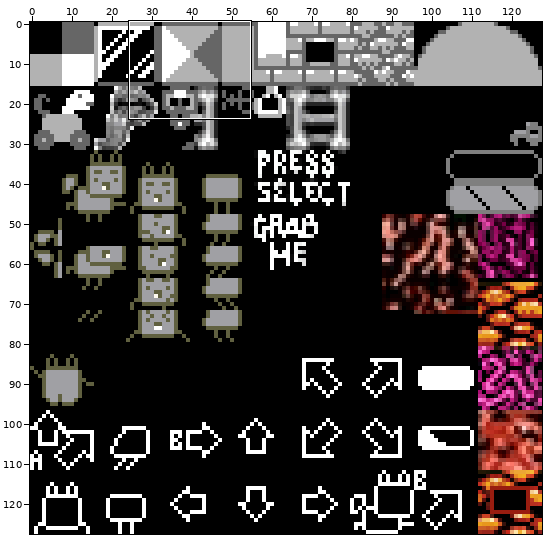
Two versions of one sprite sheet, examples/LuciYFer/assets/bg1.png. The first picture is a wide view before the edit; the outline marks the close-up.
Close-up. The starting point:
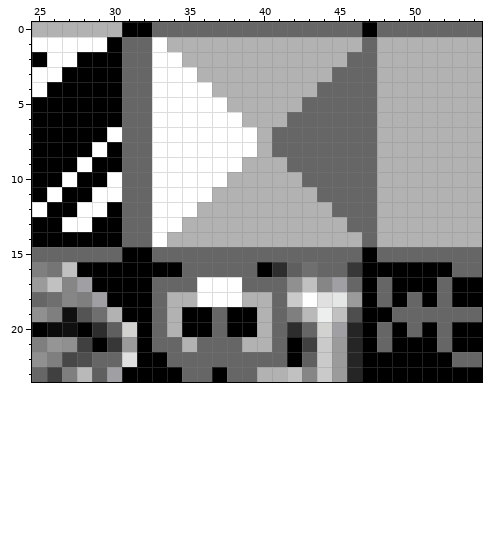
The file is 128x128 pixels. Colours within 5 levels of each other are drawn and written as one. Shown: x 25..54, y 0..23. The commit also changed other parts of the picture, which this record leaves out.
The same view after the edit:
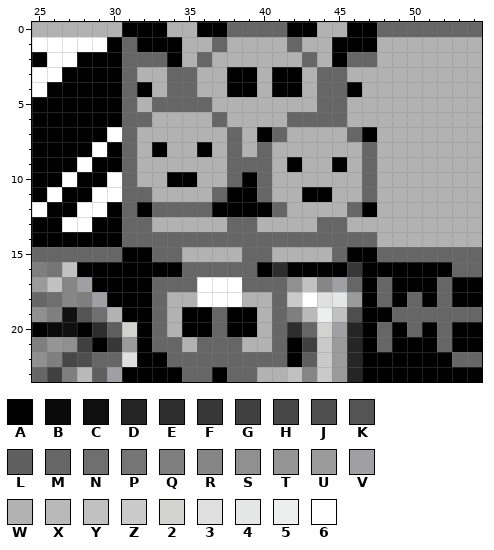
Palette (. is transparent): A #000000  B #0a0a0a  C #101010  D #252525  E #2d2d2d  F #373737  G #404040  H #474747  J #4e4e4e  K #545454  L #5f5f5f  M #666666  N #6f6f6f  P #757575  Q #7f7f7f  R #868686  S #909090  T #969595  U #9b9b9b  V #a0a0a4  W #b2b2b2  X #b9b9b9  Y #c1c1c1  Z #cacaca  2 #d2d2d0  3 #e0e0e0  4 #e5e7e6  5 #edefee  6 #ffffff
Changes in this commit:
{"y":0,"x":33,"old":"MMMMM","new":"AWWAA"}
{"y":0,"x":42,"old":"MMMMM","new":"AAWWA"}
{"y":1,"x":32,"old":"M6W","new":"AAA"}
{"y":1,"x":37,"old":"W","new":"M"}
{"y":1,"x":42,"old":"W","new":"M"}
{"y":1,"x":45,"old":"WWM","new":"AAA"}
{"y":2,"x":33,"old":"66","new":"MA"}
{"y":2,"x":36,"old":"W","new":"M"}
{"y":2,"x":43,"old":"W","new":"M"}
{"y":2,"x":45,"old":"W","new":"A"}
{"y":3,"x":32,"old":"M666","new":"WWMM"}
{"y":3,"x":38,"old":"WW","new":"AA"}
{"y":3,"x":41,"old":"WW","new":"AA"}
{"y":3,"x":44,"old":"W","new":"M"}
{"y":3,"x":46,"old":"MM","new":"WW"}
{"y":4,"x":32,"old":"M6666","new":"AWMMW"}
{"y":4,"x":38,"old":"WW","new":"AA"}
{"y":4,"x":41,"old":"WW","new":"AA"}
{"y":4,"x":46,"old":"MM","new":"AW"}
{"y":5,"x":32,"old":"M66666","new":"WMMMMW"}
{"y":5,"x":43,"old":"M","new":"W"}
{"y":5,"x":46,"old":"MM","new":"WW"}
{"y":6,"x":33,"old":"666666","new":"WWWWMW"}
{"y":6,"x":46,"old":"MM","new":"WW"}
{"y":7,"x":32,"old":"M6666666W","new":"WWWWWWMWA"}
{"y":7,"x":42,"old":"MMMM","new":"WWWW"}
{"y":7,"x":47,"old":"M","new":"A"}
{"y":8,"x":32,"old":"M6666666WMMMMMM","new":"WAWWAWMWMWWWWWW"}
{"y":9,"x":32,"old":"M666666WW","new":"WWWWWWMMM"}
{"y":9,"x":42,"old":"MMMMM","new":"AWWAW"}
{"y":10,"x":32,"old":"M66666WWW","new":"WWAAWWMAM"}
{"y":10,"x":43,"old":"MMMM","new":"WWWW"}
{"y":11,"x":33,"old":"6666WWWW","new":"WWWWMAAM"}
{"y":11,"x":43,"old":"WMMM","new":"AAWW"}
{"y":12,"x":32,"old":"M666WWWWWW","new":"AMMMMAAAAM"}
{"y":12,"x":45,"old":"M","new":"W"}
{"y":12,"x":47,"old":"M","new":"A"}
{"y":13,"x":33,"old":"66","new":"WW"}
{"y":13,"x":38,"old":"WW","new":"MM"}
{"y":13,"x":44,"old":"WWMM","new":"MMWW"}
{"y":14,"x":33,"old":"6WWWWWWWWWWWWW","new":"MMMMMMMMMMMMMM"}
{"y":15,"x":35,"old":"MMMM","new":"WWWW"}
{"y":15,"x":41,"old":"MMMM","new":"WWWW"}
{"y":15,"x":46,"old":"M","new":"A"}
{"y":16,"x":42,"old":"LNMM","new":"AAAA"}
